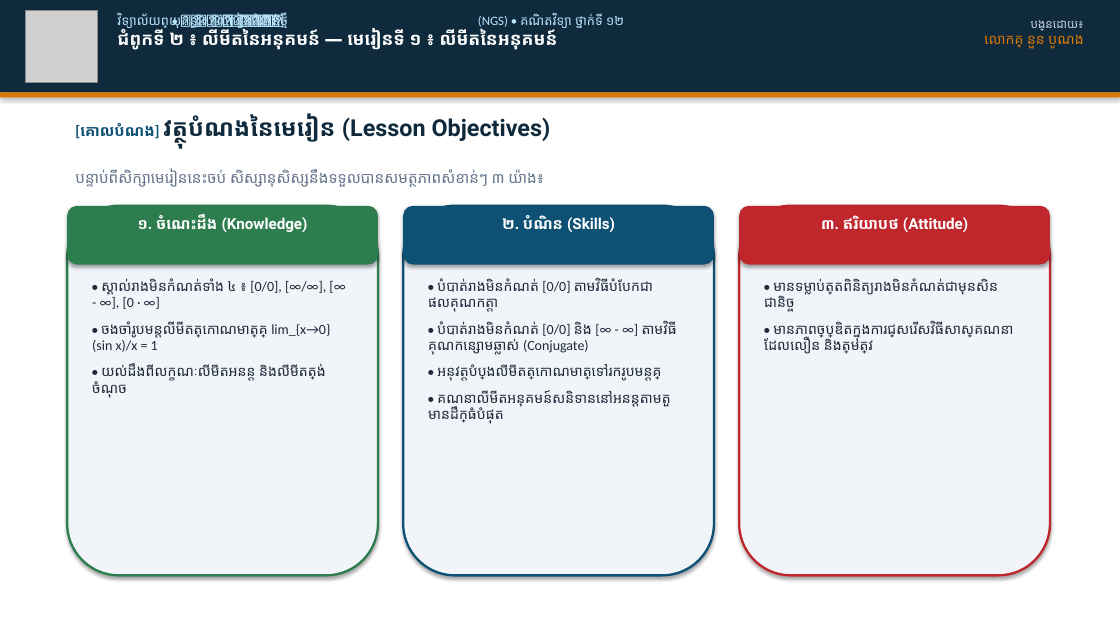
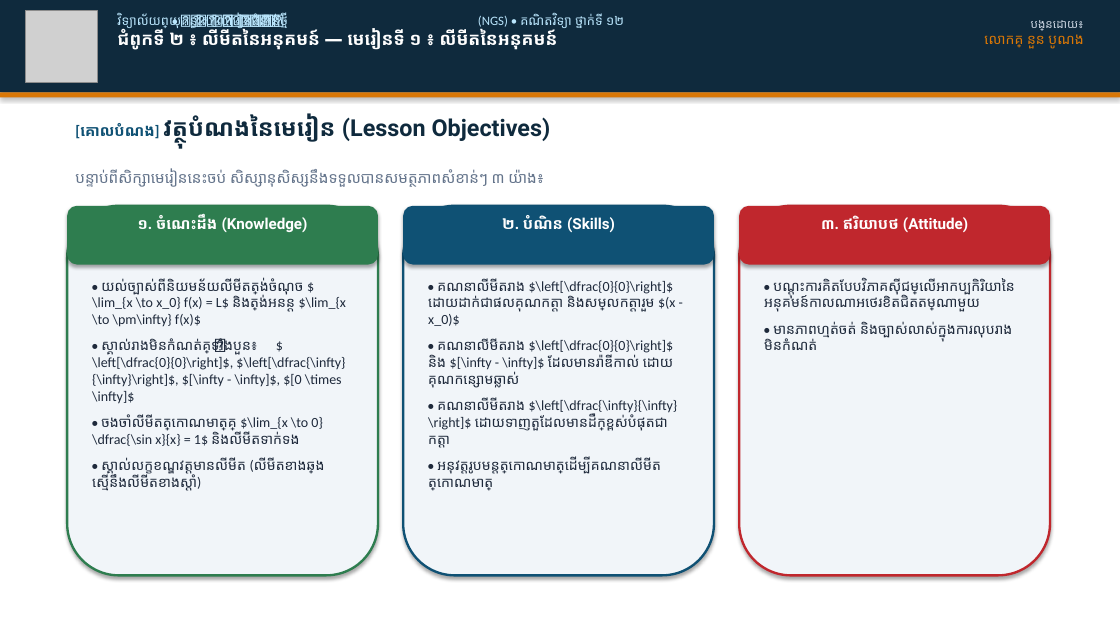
Before and after one commit to nuonbonorng8888-beep/teacher-dashboard, a slide deck: slide 2 of slides/ជំពូកទី២_មេរៀនទី១_លីមីតនៃអនុគមន៍.pptx. Drawn at 1120x630 pixels with LibreOffice and Linux fonts; fonts in the diff are those of the drawing; grey boxes stand for pictures. Boxes give left, top, right and bottom in pixels: in the first picture for what was removed or moved away, otherwise in the second. Text is boxed around its words. In the diff, an @@ line names an element or a change of style, - is before the commit and + after.

```diff
--- a/slides/ជំពូកទី២_មេរៀនទី១_លីមីតនៃអនុគមន៍.pptx
+++ b/slides/ជំពូកទី២_មេរៀនទី១_លីមីតនៃអនុគមន៍.pptx
@@ text at box(92, 277, 346, 491): text changed @@
-• ស្គាល់រាងមិនកំណត់ទាំង ៤ ៖ [0/0], [∞/∞], [∞ - ∞], [0 · ∞]
-• ចងចាំរូបមន្តលីមីតត្រីកោណមាត្រគ្រឹះ lim_{x→0} (sin x)/x = 1
-• យល់ដឹងពីលក្ខណៈលីមីតអនន្ត និងលីមីតត្រង់ចំណុច
+• យល់ច្បាស់ពីនិយមន័យលីមីតត្រង់ចំណុច $\lim_{x \to x_0} f(x) = L$ និងត្រង់អនន្ត $\lim_{x \to \pm\infty} f(x)$
+• ស្គាល់រាងមិនកំណត់គ្រឹះទាំងបួន ៖ $\left[\dfrac{0}{0}\right]$, $\left[\dfrac{\infty}{\infty}\right]$, $[\infty - \infty]$, $[0 \times \infty]$
+• ចងចាំលីមីតត្រីកោណមាត្រគ្រឹះ $\lim_{x \to 0} \dfrac{\sin x}{x} = 1$ និងលីមីតទាក់ទង
+• ស្គាល់លក្ខខណ្ឌវត្តមានលីមីត (លីមីតខាងឆ្វេងស្មើនឹងលីមីតខាងស្តាំ)
@@ text at box(428, 278, 678, 491): text changed @@
-• បំបាត់រាងមិនកំណត់ [0/0] តាមវិធីបំបែកជាផលគុណកត្តា
-• បំបាត់រាងមិនកំណត់ [0/0] និង [∞ - ∞] តាមវិធីគុណកន្សោមឆ្លាស់ (Conjugate)
-• អនុវត្តបំប្លែងលីមីតត្រីកោណមាត្រទៅរករូបមន្តគ្រឹះ
-• គណនាលីមីតអនុគមន៍សនិទាននៅអនន្តតាមតួមានដឺក្រេធំបំផុត
+• គណនាលីមីតរាង $\left[\dfrac{0}{0}\right]$ ដោយដាក់ជាផលគុណកត្តា និងសម្រួលកត្តារួម $(x - x_0)$
+• គណនាលីមីតរាង $\left[\dfrac{0}{0}\right]$ និង $[\infty - \infty]$ ដែលមានរ៉ាឌីកាល់ ដោយគុណកន្សោមឆ្លាស់
+• គណនាលីមីតរាង $\left[\dfrac{\infty}{\infty}\right]$ ដោយទាញតួដែលមានដឺក្រេខ្ពស់បំផុតជាកត្តា
+• អនុវត្តរូបមន្តត្រីកោណមាត្រដើម្បីគណនាលីមីតត្រីកោណមាត្រ
@@ text at box(764, 277, 1014, 350): text changed @@
-• មានទម្លាប់ត្រួតពិនិត្យរាងមិនកំណត់ជាមុនសិនជានិច្ច
-• មានភាពច្នៃប្រឌិតក្នុងការជ្រើសរើសវិធីសាស្ត្រគណនាដែលលឿន និងត្រឹមត្រូវ
+• បណ្តុះការគិតបែបវិភាគស៊ីជម្រៅលើអាកប្បកិរិយានៃអនុគមន៍កាលណាអថេរខិតជិតតម្លៃណាមួយ
+• មានភាពហ្មត់ចត់ និងច្បាស់លាស់ក្នុងការលុបរាងមិនកំណត់
```
Also in this commit, not shown: 12 other slides changed, 1 slide added, 12 other files.
